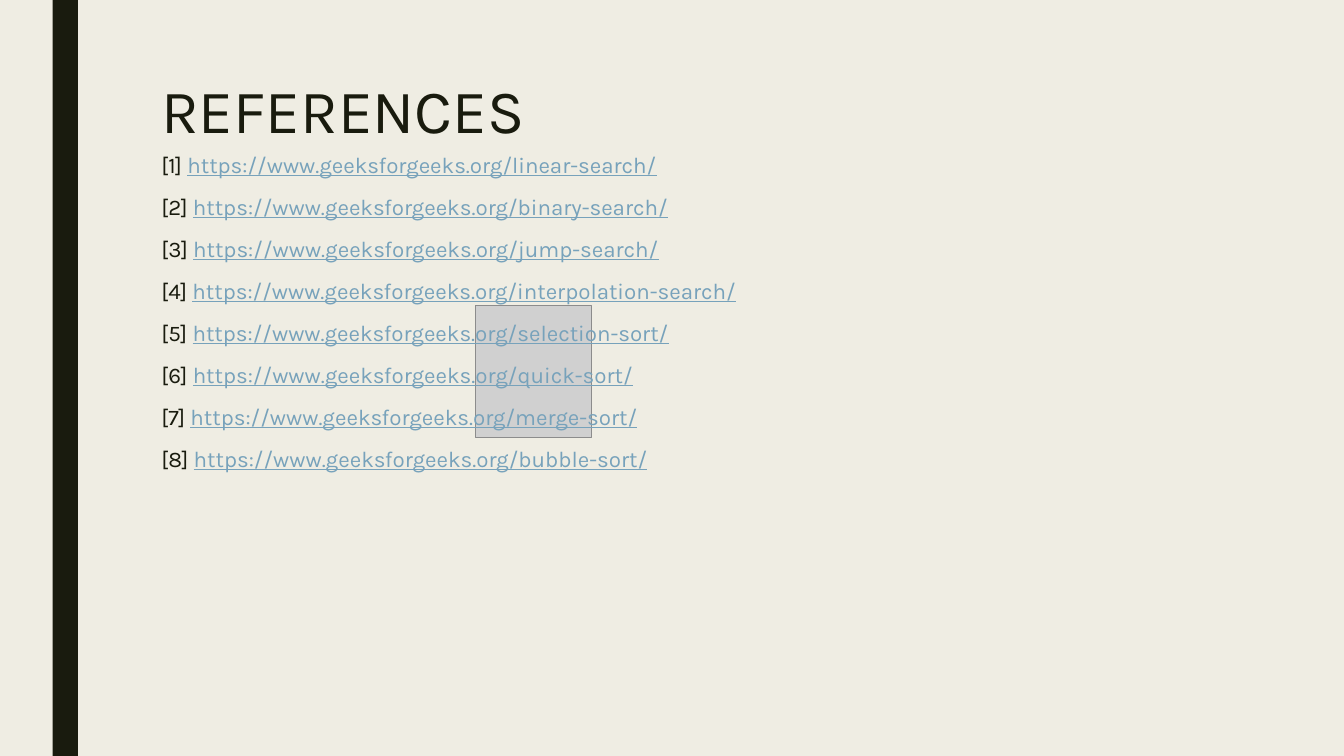
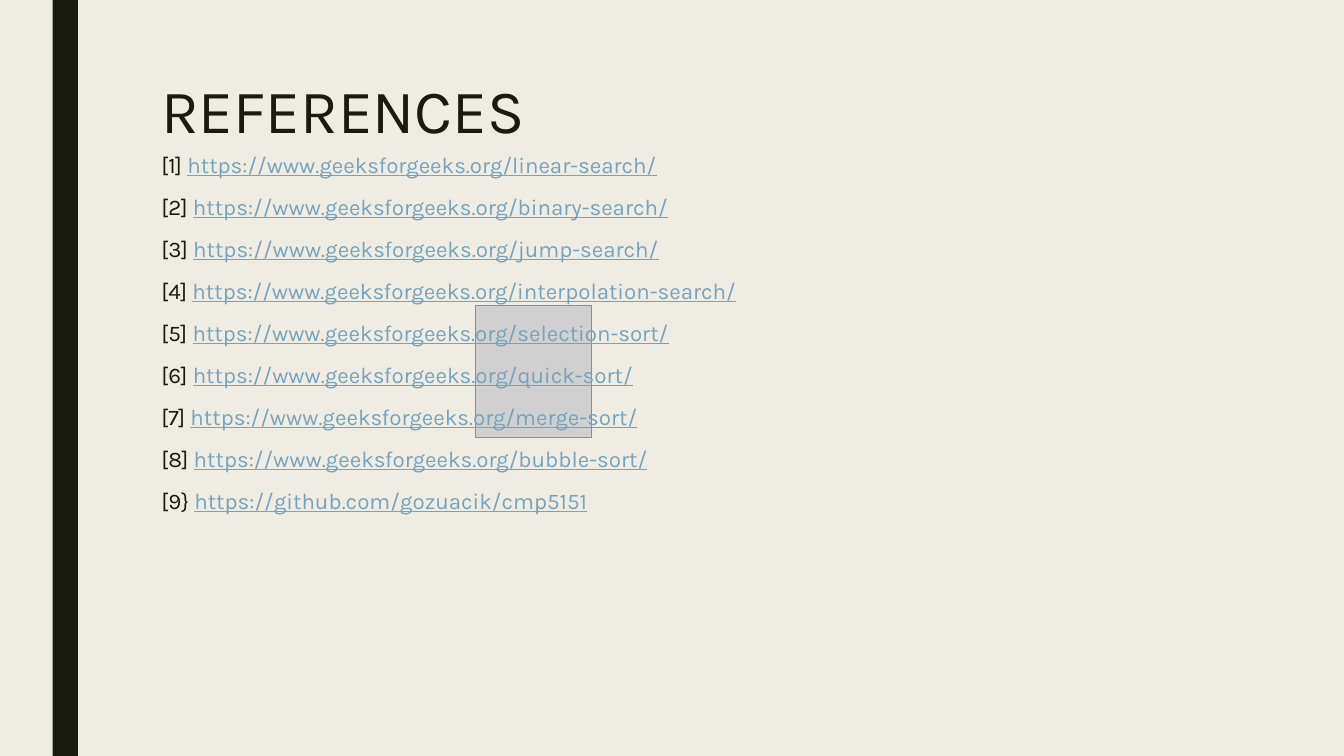
Before and after one commit to gozuacik/cmp5151, a slide deck: slide 12 of sunum_necip_gozuacik_okan_buyuktepe_v1.pptx. Drawn at 1344x756 pixels with LibreOffice and Linux fonts; fonts in the diff are those of the drawing; grey boxes stand for pictures. Boxes give left, top, right and bottom in pixels: in the first picture for what was removed or moved away, otherwise in the second. Text is boxed around its words. In the diff, an @@ line names an element or a change of style, - is before the commit and + after.

Commit message:
Modifying presentation

```diff
--- a/sunum_necip_gozuacik_okan_buyuktepe_v1.pptx
+++ b/sunum_necip_gozuacik_okan_buyuktepe_v1.pptx
@@ text at (161,492,587,515): paragraph added @@
+[9} https://github.com/gozuacik/cmp5151
```
